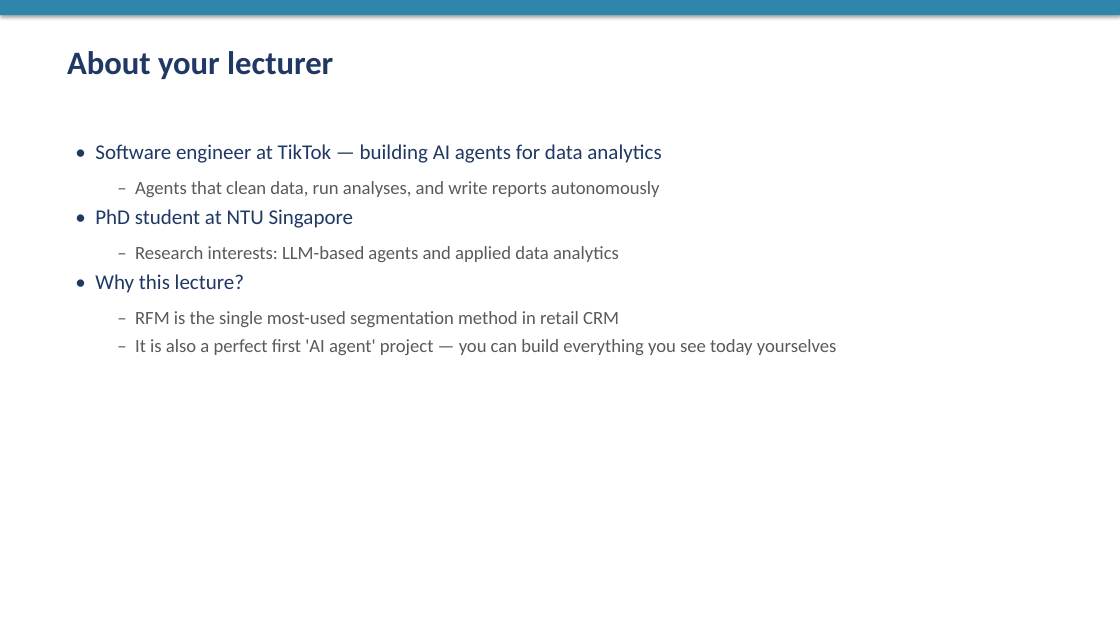
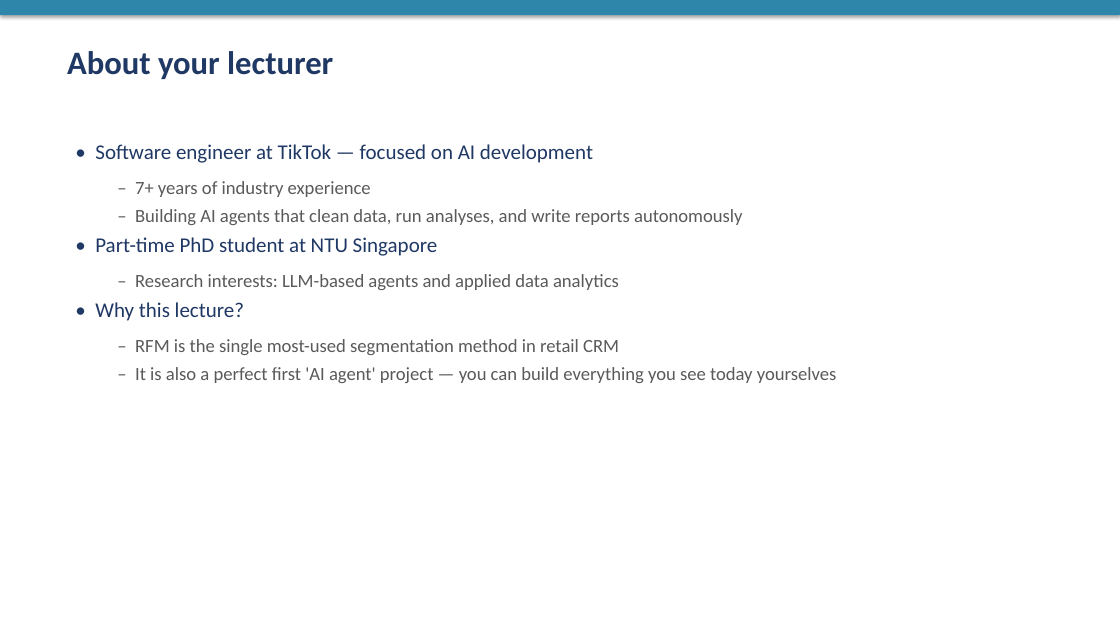
Before and after one commit to liwanghuan/rfm_consumer, a slide deck: slide 2 of nus_lecture_rfm_agent.pptx. Drawn at 1120x630 pixels with LibreOffice and Linux fonts; fonts in the diff are those of the drawing. Boxes give left, top, right and bottom in pixels: in the first picture for what was removed or moved away, otherwise in the second. Text is boxed around its words. In the diff, an @@ line names an element or a change of style, - is before the commit and + after.

```diff
--- a/nus_lecture_rfm_agent.pptx
+++ b/nus_lecture_rfm_agent.pptx
@@ text at bbox=[95, 144, 743, 256]: text changed; size 18 to 16 pt; text colour #1F3864 to #5A5A5A @@
-• Software engineer at TikTok — building AI agents for data analytics
-  – Agents that clean data, run analyses, and write reports autonomously
-• PhD student at NTU Singapore
+• Software engineer at TikTok — focused on AI development
+  – 7+ years of industry experience
+  – Building AI agents that clean data, run analyses, and write reports autonomously
+• Part-time PhD student at NTU Singapore
```
Also in this commit, not shown: 2 other slides changed, 1 slide added, 9 other files.
